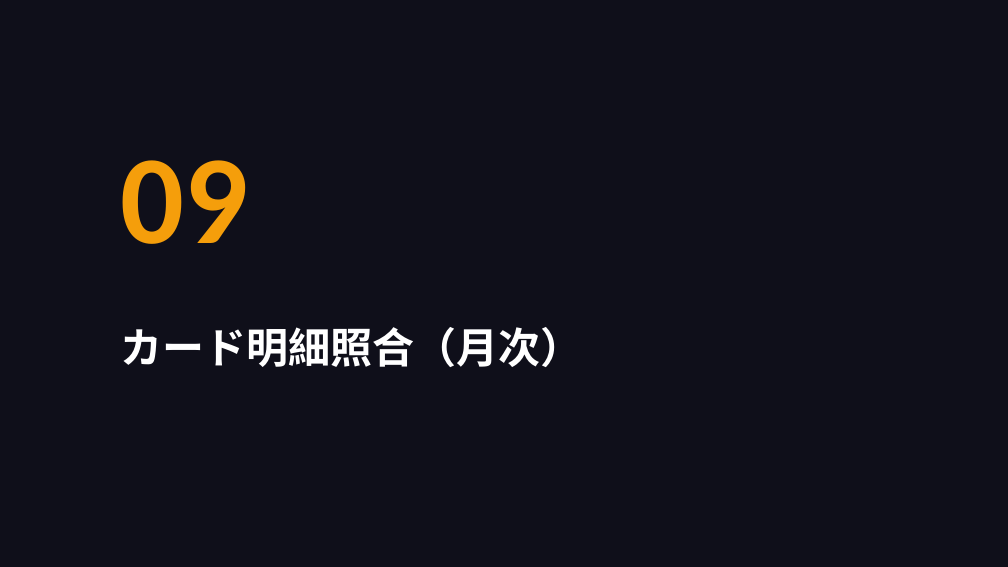
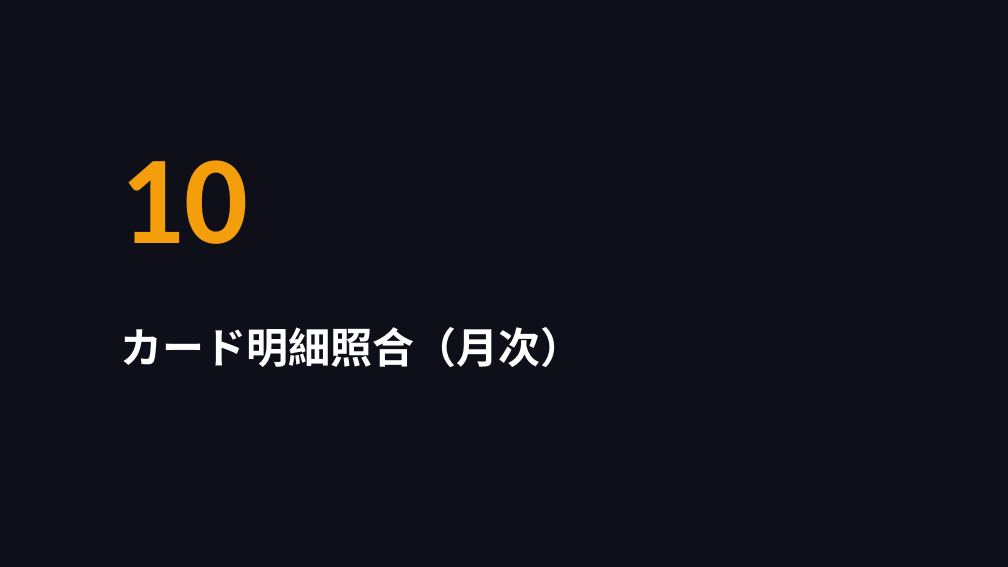
Before and after one commit to takeshiizawa123/next-procurement-poc, a slide deck: slide 38 of docs/user-manual.pptx (slide 26 before the commit). Drawn at 1008x567 pixels with LibreOffice and Linux fonts; fonts in the diff are those of the drawing. Boxes give left, top, right and bottom in pixels: in the first picture for what was removed or moved away, otherwise in the second. Text is boxed around its words. In the diff, an @@ line names an element or a change of style, - is before the commit and + after.

```diff
--- a/docs/user-manual.pptx
+++ b/docs/user-manual.pptx
@@ text at <box>121,160,249,244</box>: text changed @@
-09
+10
```
Also in this commit, not shown: 9 other slides changed, 15 slides added, 1 other file.
